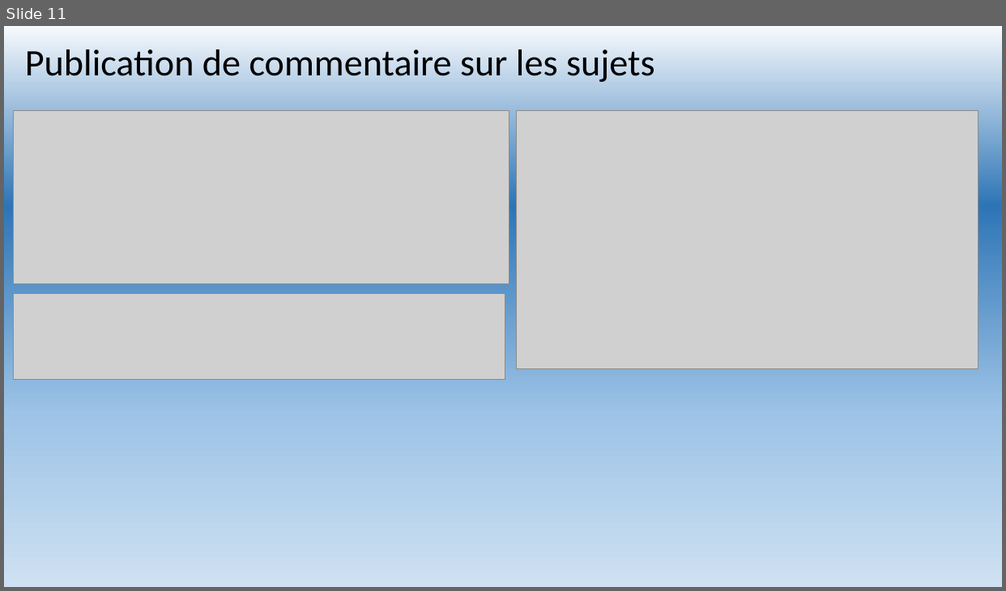
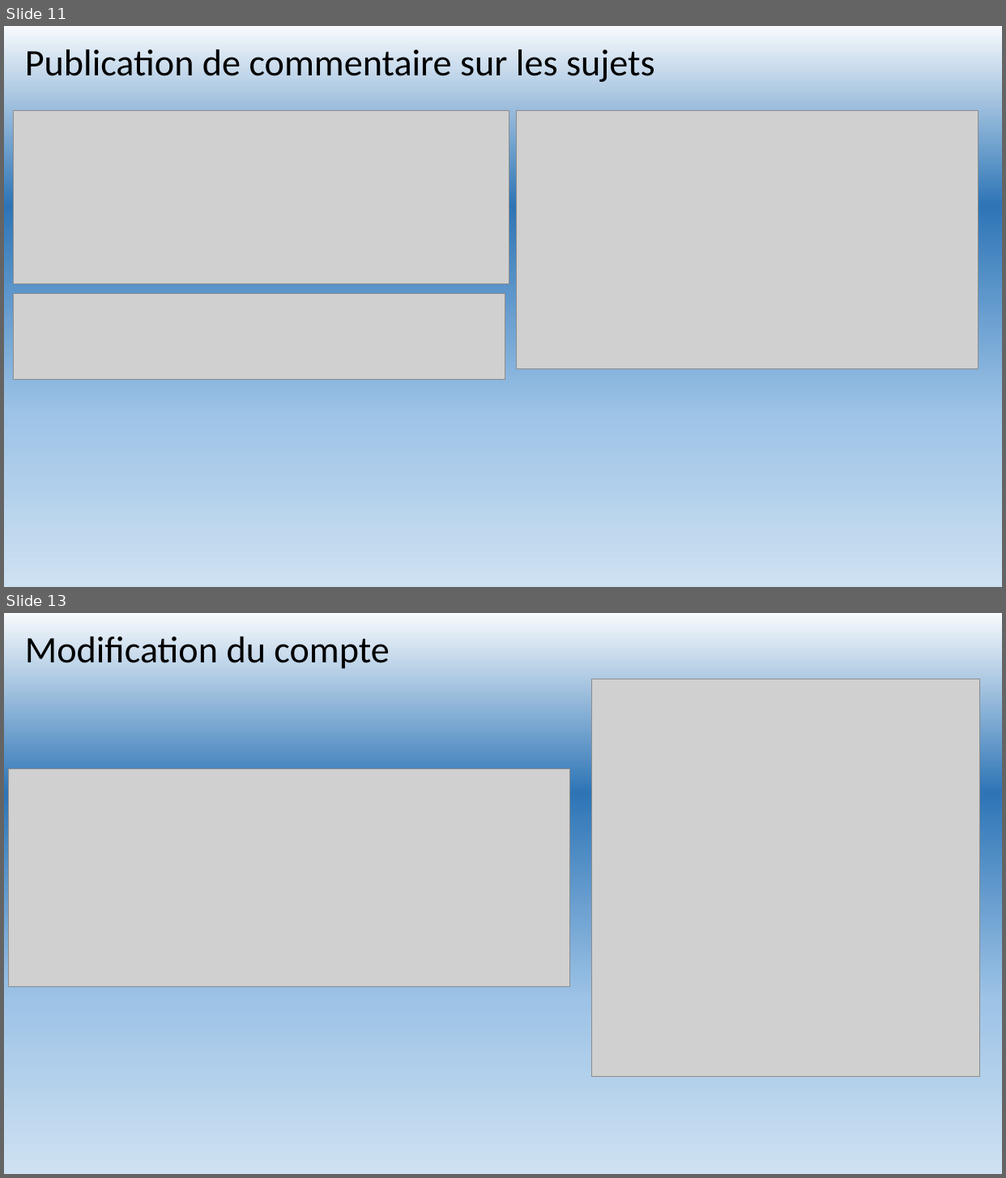
Before and after one commit to YannBK/Forum_php, a slide deck: Conception/INFOFO.pptx. Shown one above the other, each under a label of ours: slide 11 before the commit, slides 11 and 13 after it; the slides between them are not shown. The pictures are 1006x591 and 1006x1178 pixels, drawn with LibreOffice and Linux fonts; fonts in the diff are those of the drawing; grey boxes stand for pictures. Boxes give left, top, right and bottom in pixels: in the first picture for what was removed or moved away, otherwise in the second. Text is boxed around its words. In the diff, an @@ line names an element or a change of style, - is before the commit and + after.

```diff
--- a/Conception/INFOFO.pptx
+++ b/Conception/INFOFO.pptx
@@ slide 13 added at [4,613,1002,1174], background gradient #F7FAFD to #2E75B6 to #9DC3E6 to #CEE1F2 @@
@@ title added at [25,636,389,669], 36 pt, text #000000 @@
+Modification du compte
@@ picture added at [592,679,980,1076] @@
@@ picture added at [9,769,570,986] @@
```
Also in this commit, not shown: 1 slide changed.
